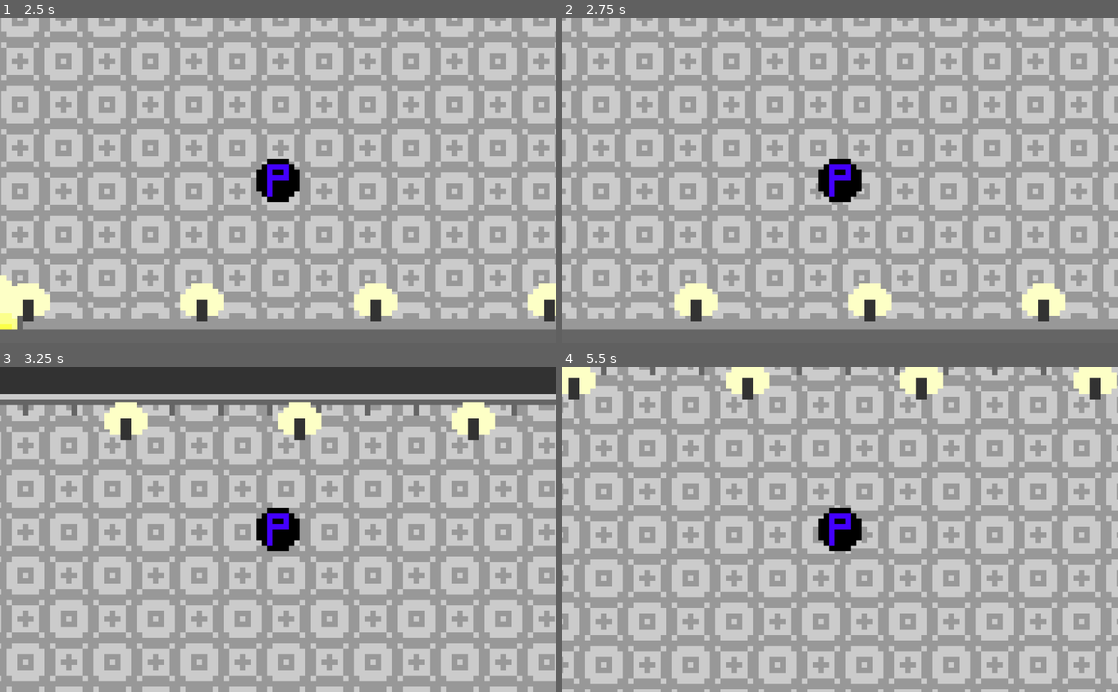
Above: before the commit, frames 1-4 (two rows, left to right).
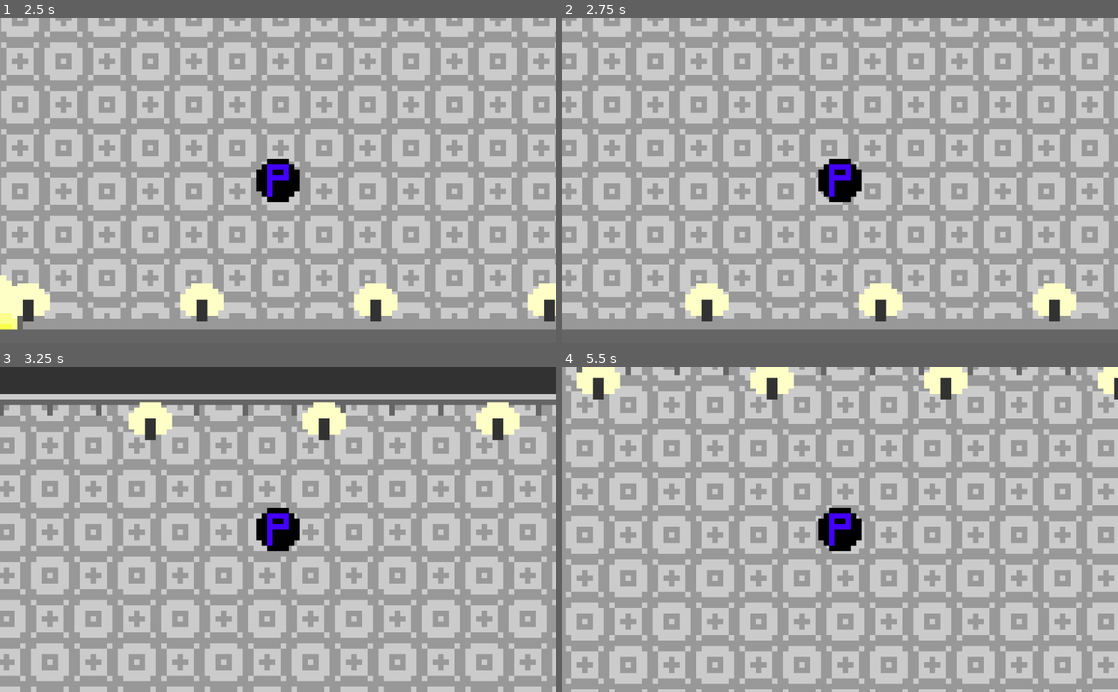
Above: after the commit, the same moments.

Repository: Subzerofusion/Settings-Game-Jam-2022-12
Game: Godot game, scene res://Scenes/World.tscn
Same seed, same stepped clock (60 frames per second), same inputs: the game is played once before the commit and once after it.
Inputs:
- Up to frame 1 (2.5 s): tap Enter at 0.5 s; hold Right (ui_right) 0.53-1.28 s; hold Down (ui_down) 1.28-2.03 s; hold Right (ui_right) from 2.03 s (still down)
- Up to frame 2 (2.75 s): keep holding Right (ui_right)
- Up to frame 3 (3.25 s): release Right (ui_right) at 2.78 s; hold Up (ui_up) from 2.78 s (still down)
- Up to frame 4 (5.5 s): release Up (ui_up) at 3.53 s; hold Left (ui_left) 3.53-5.03 s; hold Down (ui_down) from 5.03 s (still down)

Frame 1 is identical in both runs. In frame 2, 51% of the frame differs, in the area x 0-100%, y 0-94%; in frame 3, 38%; in frame 4, 44%.

Commit message:
Added collision

Diff:
--- a/Mika/Scenes/World.tscn
+++ b/Mika/Scenes/World.tscn
@@ -9,6 +9,18 @@
 [sub_resource type="CircleShape2D" id=1]
 radius = 7.2111
 
+[sub_resource type="RectangleShape2D" id=2]
+extents = Vector2( 128.05, 10 )
+
+[sub_resource type="RectangleShape2D" id=3]
+extents = Vector2( 128.2, 10 )
+
+[sub_resource type="RectangleShape2D" id=4]
+extents = Vector2( 25.95, 55.9 )
+
+[sub_resource type="RectangleShape2D" id=5]
+extents = Vector2( 26.5, 56.2 )
+
 [node name="Node2D" type="Node2D"]
 
 [node name="Player" type="KinematicBody2D" parent="."]
@@ -18,7 +30,7 @@
 scale = Vector2( 10, 10 )
 texture = ExtResource( 3 )
 
-[node name="CollisionShape2D" type="CollisionShape2D" parent="Player"]
+[node name="PlayerShape" type="CollisionShape2D" parent="Player"]
 scale = Vector2( 6, 6 )
 shape = SubResource( 1 )
 
@@ -29,6 +41,34 @@
 scale = Vector2( 10, 10 )
 z_index = -1
 texture = ExtResource( 2 )
+
+[node name="StaticBody2D" type="StaticBody2D" parent="Background"]
+
+[node name="CollisionShape2D" type="CollisionShape2D" parent="Background/StaticBody2D"]
+position = Vector2( -0.149997, -19.3 )
+scale = Vector2( 1, 1 )
+shape = SubResource( 2 )
+
+[node name="StaticBody2D2" type="StaticBody2D" parent="Background"]
+
+[node name="CollisionShape2D" type="CollisionShape2D" parent="Background/StaticBody2D2"]
+position = Vector2( 0, 73.1 )
+scale = Vector2( 1, 1 )
+shape = SubResource( 3 )
+
+[node name="StaticBody2D3" type="StaticBody2D" parent="Background"]
+
+[node name="CollisionShape2D" type="CollisionShape2D" parent="Background/StaticBody2D3"]
+position = Vector2( -101.75, 26.5 )
+scale = Vector2( 1, 1 )
+shape = SubResource( 4 )
+
+[node name="StaticBody2D4" type="StaticBody2D" parent="Background"]
+
+[node name="CollisionShape2D" type="CollisionShape2D" parent="Background/StaticBody2D4"]
+position = Vector2( 101.3, 26.7 )
+scale = Vector2( 1, 1 )
+shape = SubResource( 5 )
 
 [node name="LightsSouth" type="Sprite" parent="."]
 position = Vector2( -20, 600 )
--- a/Mika/Scripts/Player.gd
+++ b/Mika/Scripts/Player.gd
@@ -18,5 +18,7 @@
 		direction.y = 1
 
 	var updated_pos = (direction * delta * speed)
+
 	var collision = move_and_collide(updated_pos)
-	print(collision)
+	if (collision):
+		print(collision)
Not shown: 1 places in Mika/Scenes/World.tscn that only renumber resources
